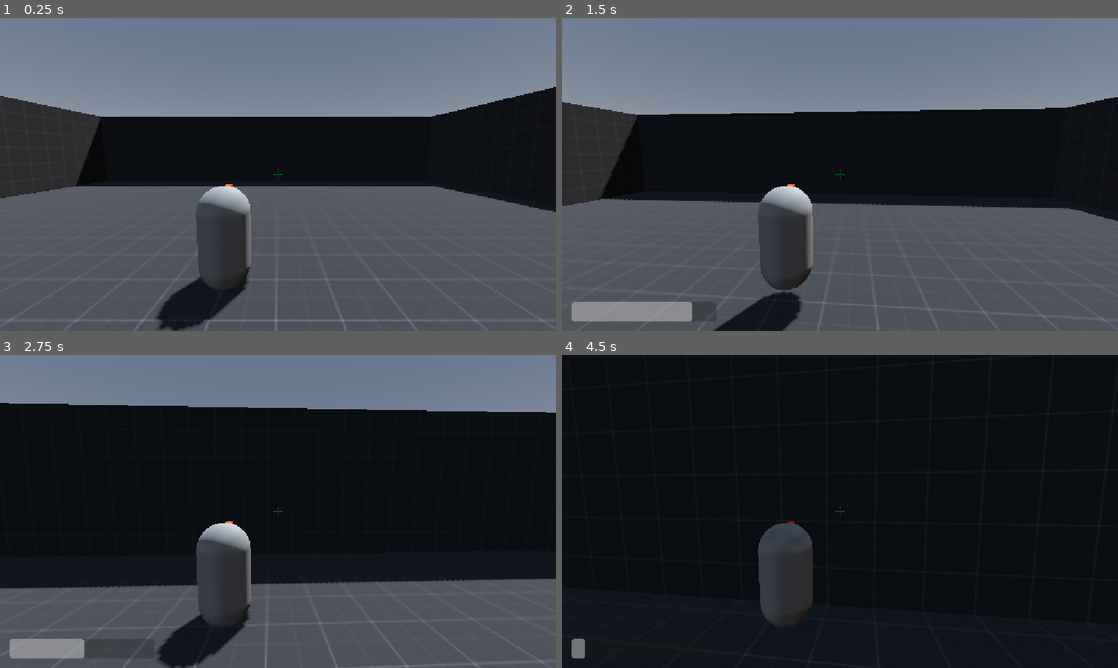
Above: before the commit, frames 1-4 (two rows, left to right).
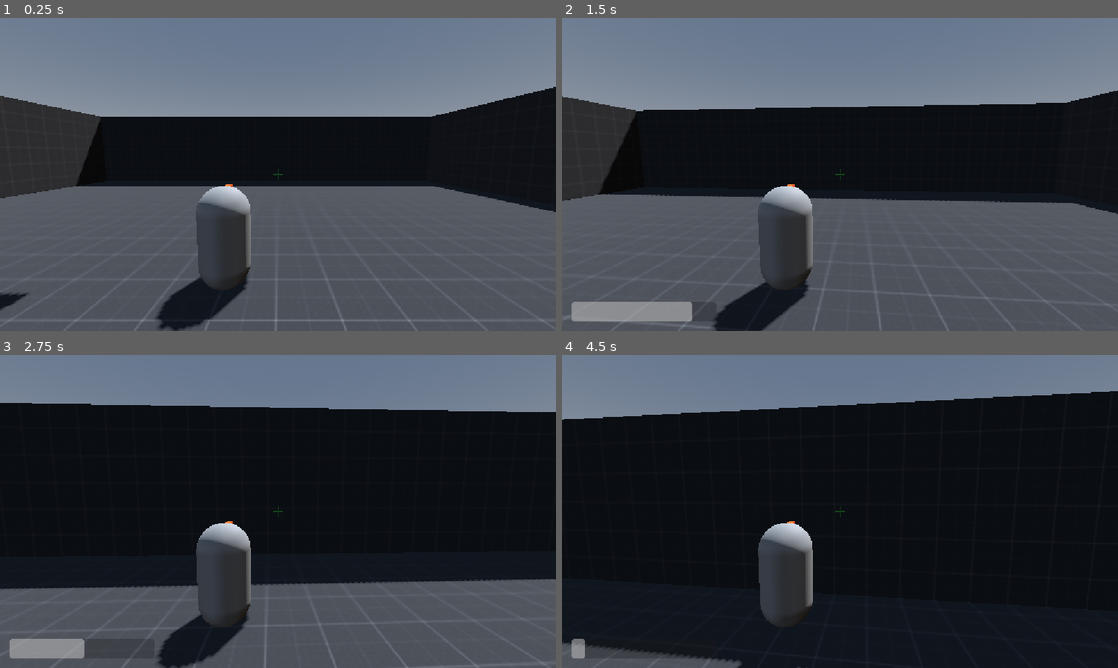
Above: after the commit, the same moments.

Repository: alavanzasp-code/IJStudio
Game: Godot game, scene res://Test Area (World)/test_area.tscn
Same seed, same stepped clock (60 frames per second), same inputs: the game is played once before the commit and once after it.
Inputs (mouse positions are in pixels of both pictures, inside the frame that each line leads up to):
- Up to frame 1 (0.25 s): no input
- Up to frame 2 (1.5 s): tap Enter at 0.5 s; move the mouse to (867, 174) at 0.52 s; hold W (up) from 0.53 s (still down); tap F (grapple) at 0.6 s; click (867, 174) at 0.67 s; tap Space (jump) at 0.77, 1.07 s; tap Ctrl (slide) at 0.8, 1.35 s; move the mouse to (812, 174) at 1.27 s
- Up to frame 3 (2.75 s): keep holding W (up); tap Space (jump) at 1.52, 1.55, 1.82, 2.1 s; move the mouse to (289, 505) at 2.02 s; tap F (grapple) at 2.3 s
- Up to frame 4 (4.5 s): keep holding W (up); move the mouse to (834, 517) at 2.77 s; tap F (grapple) at 2.85 s; click (834, 517) at 2.92 s; tap Space (jump) at 3.02, 3.32, 3.77, 3.8, 4.07 s; tap Ctrl (slide) at 3.05, 3.6 s; move the mouse to (878, 514) at 3.52 s; move the mouse to (795, 508) at 4.27 s; tap Shift (sprint) at 4.35 s

The runs differ from the first frame. In frame 1, 0.1% of the frame differs, in the area x 0-84%, y 25-94%; in frame 2, 4.4%; in frame 3, 0.4%; in frame 4, 18%, in the area x 0-100%, y 0-100%.

Commit message:
removed grapple timer and now only ends upon jumping mid grapple or anchoring; added post grapple clamping

Diff:
--- a/Character (Player Test Sub)/player_(test).gd
+++ b/Character (Player Test Sub)/player_(test).gd
@@ -4,7 +4,9 @@
 @export var sprint_speed := 15.0
 @export var sprint_accel := 9.0
 @export var acceleration := 20.0
-@export var jump_velocity := 3
+@export var jump_velocity := 4.3
+@export var gravity := 20.0
+@export var max_fall_speed := 60.0
 
 @export var deceleration := 11.0
 @export var air_control := 0.35
@@ -17,11 +19,15 @@
 @export var slide_duration := 2.0
 
 @export var grapple_range := 30.0
-@export var grapple_duration := 1.4
 @export var grapple_accel := 30.0
+@export var grapple_pull_speed := 16.0
+@export var grapple_fling_boost := 1.3
 @export var grapple_cancel_distance := 1.0
 @export var grapple_cooldown := 4
 @export_range(0.0, 1.0, 0.01) var max_grapple_slope := 0.4
+
+@export var wall_attach_push := 6.0
+@export var wall_attach_hop := 3.0
 
 @export var wall_slide_speed := 3.0
 @export var wall_slide_grab := 30.0
@@ -36,9 +42,11 @@
 var slide_direction := Vector3.ZERO
 
 var is_grappled := false
-var grapple_timer := 0.0
 var grapple_target := Vector3.ZERO
+var grapple_surface_normal := Vector3.UP
 var _grapple_cooldown_timer := 0.0
+
+var is_wall_attached := false
 
 var is_wall_sliding := false
 var wall_normal := Vector3.ZERO
@@ -63,9 +71,17 @@
 		move_and_slide()
 		return
 
-	# Gravity
+	if is_wall_attached:
+		var released := update_wall_attach(delta)
+		if not released:
+			velocity = Vector3.ZERO
+		move_and_slide()
+		return
+
+	# Gravity — fixed constant, falling builds into a heavy terminal drop
 	if not is_on_floor():
-		velocity += get_gravity() * delta
+		velocity.y -= gravity * delta
+		velocity.y = maxf(velocity.y, -max_fall_speed)
 
 	# Jump
 	if Input.is_action_just_pressed("jump") and is_on_floor() and not is_sliding:
@@ -187,8 +203,8 @@
 		return false
 
 	is_grappled = true
-	grapple_timer = grapple_duration
 	grapple_target = hit.position
+	grapple_surface_normal = hit.normal
 	is_sliding = false
 	velocity.x *= 0.2
 	velocity.z *= 0.2
@@ -198,24 +214,27 @@
 
 
 func update_grapple(delta):
-	grapple_timer -= delta
-
+	var pull_point := global_position + Vector3(0, 0.6, 0)
+
+	# Jumping mid-grapple flings you off with the carried momentum
 	if Input.is_action_just_pressed("jump"):
 		end_grapple()
-		return
-
-	var pull_point := global_position + Vector3(0, 0.6, 0)
-	if grapple_timer <= 0.0:
-		end_grapple()
-		return
-
+		velocity.x *= grapple_fling_boost
+		velocity.z *= grapple_fling_boost
+		return
+
+	# Fully reached the wall — attach and cling instead of bouncing off
 	if pull_point.distance_to(grapple_target) <= grapple_cancel_distance:
-		end_grapple(true)
+		attach_to_wall()
 		return
 
 	# Pull the player toward the anchor point
 	var pull_dir := (grapple_target - pull_point).normalized()
 	velocity += pull_dir * grapple_accel * delta
+
+	# Cap the pull so a normal catch never turns into a fling
+	if velocity.length() > grapple_pull_speed:
+		velocity *= grapple_pull_speed / velocity.length()
 
 	# Face toward the anchor while pulling
 	var flat_pull := Vector3(pull_dir.x, 0, pull_dir.z)
@@ -232,6 +251,33 @@
 	camera_settings.add_shake(speed * 0.002 * clampf(dist / 15.0, 0.0, 1.0))
 
 
+func attach_to_wall() -> void:
+	is_grappled = false
+	is_wall_attached = true
+	velocity = Vector3.ZERO
+	_grapple_cooldown_timer = grapple_cooldown
+	camera_settings.set_grappling(false)
+	camera_settings.add_shake(0.08)
+
+
+func update_wall_attach(_delta: float) -> bool:
+	if is_on_floor():
+		is_wall_attached = false
+		return true
+
+	# Jump breaks the grip and flings off the surface
+	if Input.is_action_just_pressed("jump"):
+		is_wall_attached = false
+		velocity = grapple_surface_normal * wall_attach_push
+		velocity.y = wall_attach_hop
+		_grapple_cooldown_timer = 0.2
+		camera_settings.set_grappling(false)
+		camera_settings.add_shake(0.1)
+		return true
+
+	return false
+
+
 func end_grapple(damp_velocity := false) -> void:
 	is_grappled = false
 	_grapple_cooldown_timer = grapple_cooldown
@@ -247,7 +293,7 @@
 
 
 func handle_wall_slide(delta) -> void:
-	if is_on_floor() or is_grappled:
+	if is_on_floor() or is_grappled or is_wall_attached:
 		is_wall_sliding = false
 		wall_normal = Vector3.ZERO
 		return
--- a/Test Area (World)/test_area.tscn
+++ b/Test Area (World)/test_area.tscn
@@ -44,3 +44,18 @@
 
 [node name="Player (Test)" parent="." unique_id=1302519365 instance=ExtResource("2_0lty6")]
 transform = Transform3D(1, 0, 0, 0, 1, 0, 0, 0, 1, 0, 1.3553977, 0)
+
+[node name="CSGBox3D" type="CSGBox3D" parent="." unique_id=611818554]
+transform = Transform3D(1, 0, 0, 0, 1, 0, 0, 0, 1, -4.189209, 4.6364613, 7.2854004)
+use_collision = true
+size = Vector3(9.378418, 10.22583, 0.42919922)
+
+[node name="CSGBox3D5" type="CSGBox3D" parent="." unique_id=1948707755]
+transform = Transform3D(1, 0, 0, 0, 1, 0, 0, 0, 1, 23.887547, 19.43376, 7.2854004)
+use_collision = true
+size = Vector3(2.479248, 3.2351074, 0.42919922)
+
+[node name="CSGBox3D2" type="CSGBox3D" parent="." unique_id=597349857]
+transform = Transform3D(1, 0, 0, 0, 1, 0, 0, 0, 1, -4.189209, 18.897953, -6.1196094)
+use_collision = true
+size = Vector3(9.378418, 10.22583, 0.42919922)
